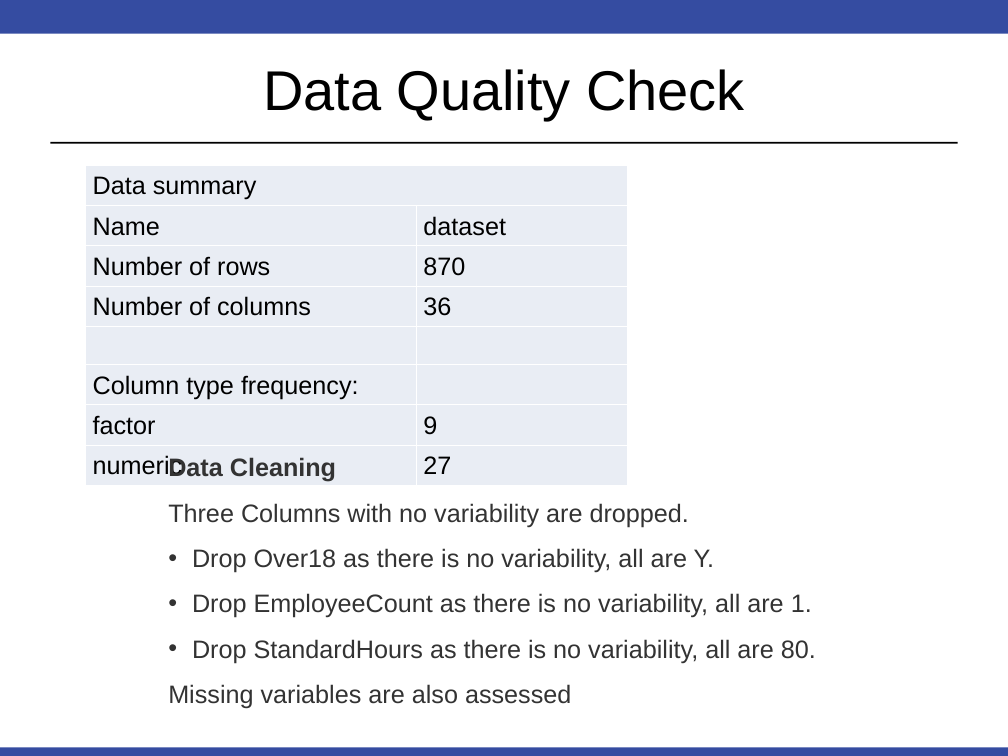
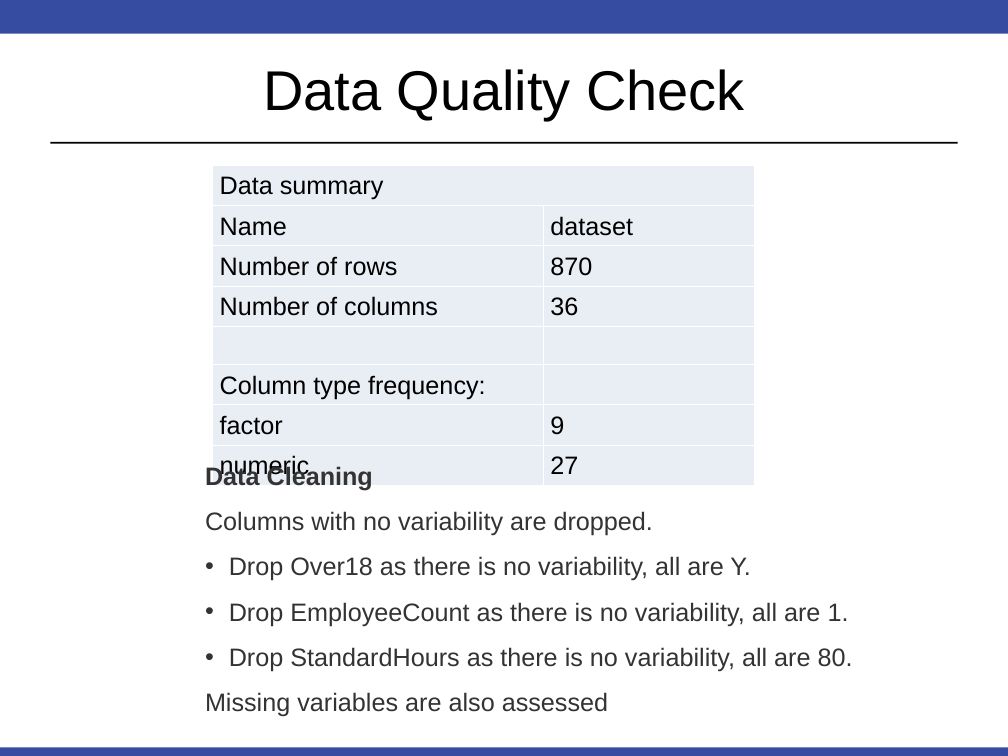
Before and after one commit to tazeb6531/CaseSudy2, a slide deck: slide 3 of Employee Attrition_case study.ppt (slide 4 before the commit). Drawn at 1008x756 pixels with LibreOffice and Linux fonts; fonts in the diff are those of the drawing. Boxes give left, top, right and bottom in pixels: in the first picture for what was removed or moved away, otherwise in the second. Text is boxed around its words. In the diff, an @@ line names an element or a change of style, - is before the commit and + after.

```diff
--- a/Employee Attrition_case study.ppt
+++ b/Employee Attrition_case study.ppt
@@ table resized from (x1=85, y1=165, x2=627, y2=480) to (x1=212, y1=165, x2=754, y2=484) @@
@@ text "Data Cleaning" moved from (x1=168, y1=457, x2=816, y2=709) to (x1=205, y1=464, x2=853, y2=717) @@
@@ text at (x1=205, y1=511, x2=653, y2=536): text changed @@
-Three Columns with no variability are dropped.
+Columns with no variability are dropped.
```
Also in this commit, not shown: 3 other slides changed, 5 slides added, 5 slides removed, 22 other files.
